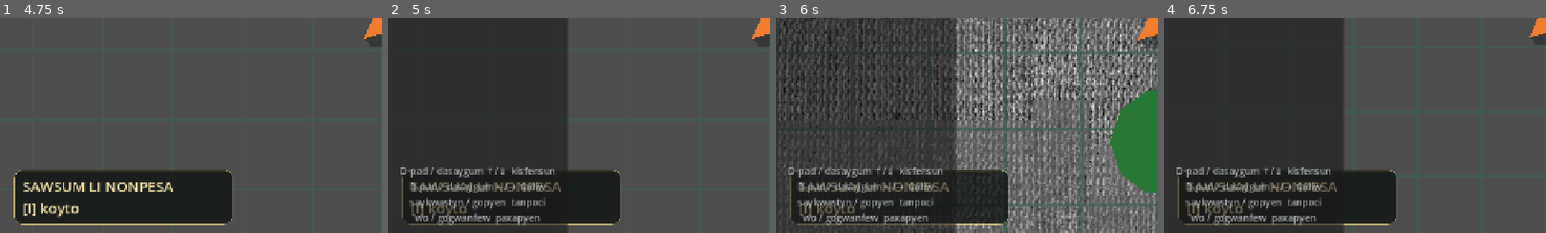
Above: before the commit, frames 1-4 (left to right).
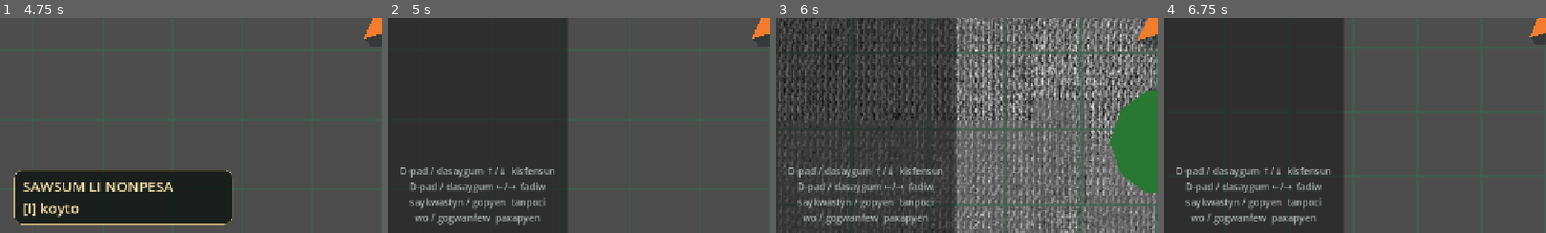
Above: after the commit, the same moments.

Repository: armikhalev/secret-sauce-godot
Game: Godot game, scene res://scenes/game.tscn
Two runs of this game, one before a commit and one after it. Both use one fixed random seed, a clock stepped at 60 frames per second and the inputs below.
Inputs (mouse positions are % of the whole screen's width and height, from its top left):
- Up to frame 1 (4.75 s): tap Enter (menu_accept) at 0.5, 3.5 s; move the mouse to (72, 45) at 0.52 s; hold Right (menu_right) 0.53-1.28 s; hold F (attack) 0.53-1.28 s; click (72, 45) at 0.67 s; move the mouse to (30, 55) at 1.27 s; hold Down (menu_down) 1.28-2.03 s; tap = (zoom_in) at 1.35 s; move the mouse to (60, 28) at 2.02 s; hold Right (menu_right) 2.03-2.78 s; hold - (zoom_out) 2.03-2.78 s; move the mouse to (45, 70) at 2.77 s; hold Up (menu_up) 2.78-3.53 s; tap F (attack) at 2.85 s; click (45, 70) at 2.92 s; move the mouse to (80, 65) at 3.52 s; hold = (zoom_in) 3.53-4.28 s; hold Left (menu_left) from 3.53 s (still down); tap Escape (menu_cancel) at 4.15 s; move the mouse to (20, 35) at 4.27 s; tap - (zoom_out) at 4.35 s
- Up to frame 2 (5 s): keep holding Left (menu_left); tap I (toggle_inventory) at 4.9 s
- Up to frame 3 (6 s): move the mouse to (55, 50) at 5.02 s; release Left (menu_left) at 5.03 s; hold Down (menu_down) 5.03-5.78 s; hold F (attack) 5.03-5.78 s; click (55, 50) at 5.17 s; tap Enter (menu_accept) at 5.75 s; move the mouse to (35, 25) at 5.77 s; hold Right (menu_right) from 5.78 s (still down); tap = (zoom_in) at 5.85 s
- Up to frame 4 (6.75 s): tap Enter (menu_accept) at 6.5 s; move the mouse to (72, 45) at 6.52 s; release Right (menu_right) at 6.53 s; hold Up (menu_up) from 6.53 s (still down); hold - (zoom_out) from 6.53 s (still down)
The pictures show only the part of the screen within x 0-50%, y 49-99%; the shares and areas given below are measured in that part.

Frame 1 is identical in both runs. In frame 2, 4.9% of the frame differs, in the area x 3-61%, y 70-97%; in frame 3, 10%; in frame 4, 4.9%.

Commit message:
hide HUD when menu opens
The corner HUD now hides whenever the inventory menu opens and returns immediately when the menu closes.

Diff:
--- a/scripts/inventory_menu.gd
+++ b/scripts/inventory_menu.gd
@@ -1,4 +1,6 @@
 extends Control
+
+signal menu_visibility_changed(is_open: bool)
 
 @export var player_path: NodePath
 
@@ -56,6 +58,7 @@
 
 func set_menu_open(open: bool) -> void:
 	visible = open
+	menu_visibility_changed.emit(open)
 
 	if open:
 		rebuild_item_list()
--- a/scripts/lew_hud.gd
+++ b/scripts/lew_hud.gd
@@ -15,6 +15,9 @@
 		return
 	player.lew_inventory_changed.connect(_update_text)
 	player.wo_inventory_changed.connect(_update_text)
+	var inventory_menu := get_node_or_null("../../InventoryMenu")
+	if inventory_menu != null and inventory_menu.has_signal("menu_visibility_changed"):
+		inventory_menu.menu_visibility_changed.connect(_on_menu_visibility_changed)
 	_apply_background()
 	_update_text()
 
@@ -34,6 +37,10 @@
 		lines.append("%s %d" % [item_name, count])
 
 
+func _on_menu_visibility_changed(is_open: bool) -> void:
+	get_parent().visible = not is_open
+
+
 func _apply_background() -> void:
 	var panel := get_parent() as PanelContainer
 	if panel == null:
--- a/tests/hud_resource_counts_test.gd
+++ b/tests/hud_resource_counts_test.gd
@@ -12,6 +12,11 @@
 	var panel := interface.get_node("MarginContainer") as PanelContainer
 	var panel_style := panel.get_theme_stylebox("panel") as StyleBoxFlat
 	assert(panel_style.bg_color.a > 0.0 and panel_style.bg_color.a < 1.0, "HUD must use a semi-transparent background")
+	var inventory_menu := interface.get_node("InventoryMenu")
+	inventory_menu.set_menu_open(true)
+	assert(not panel.visible, "HUD must hide while the inventory menu is open")
+	inventory_menu.set_menu_open(false)
+	assert(panel.visible, "HUD must return when the inventory menu closes")
 	player.collect_lew(LewData.new())
 	player.collect_wo()
 	player.collect_wo()
